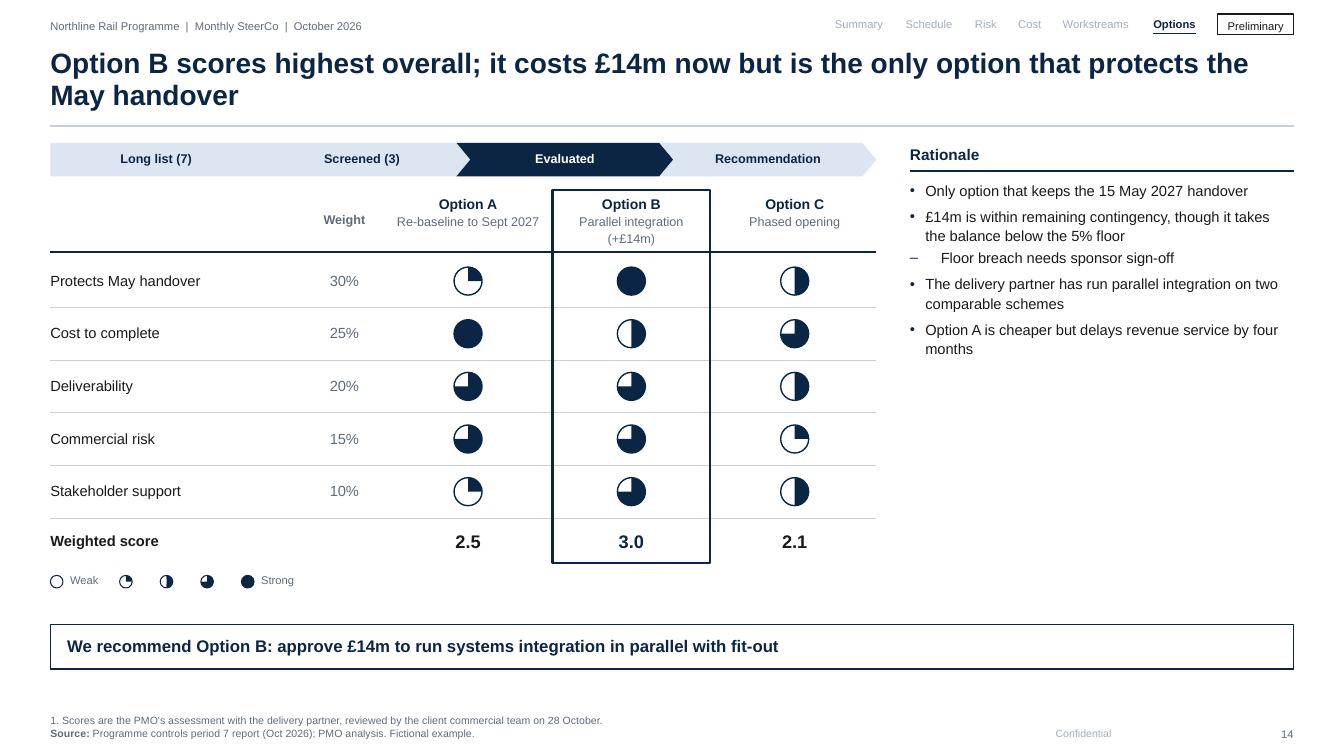
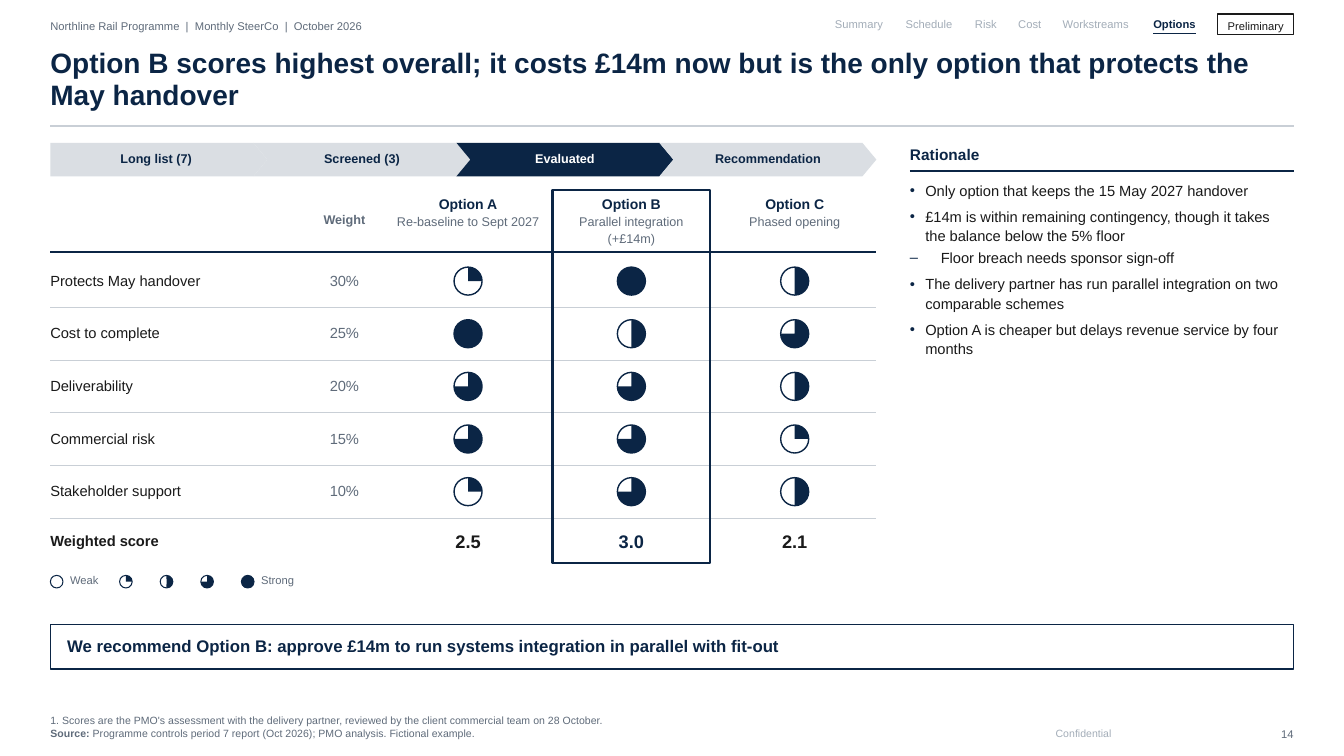
Before and after one commit to ali-lari1/consulting-deck-studio, a slide deck: slide 14 of examples/northline-rail-steerco/deck.pptx. Drawn at 1344x756 pixels with LibreOffice and Linux fonts; fonts in the diff are those of the drawing. Boxes give left, top, right and bottom in pixels: in the first picture for what was removed or moved away, otherwise in the second. Text is boxed around its words. In the diff, an @@ line names an element or a change of style, - is before the commit and + after.

```diff
--- a/examples/northline-rail-steerco/deck.pptx
+++ b/examples/northline-rail-steerco/deck.pptx
@@ fill #DCE6F2 to #DADEE3 in 3 elements at box(50, 143, 267, 176), box(253, 143, 470, 176), box(659, 143, 876, 176) @@
```
Also in this commit, not shown: 15 other slides changed, 25 other files.
